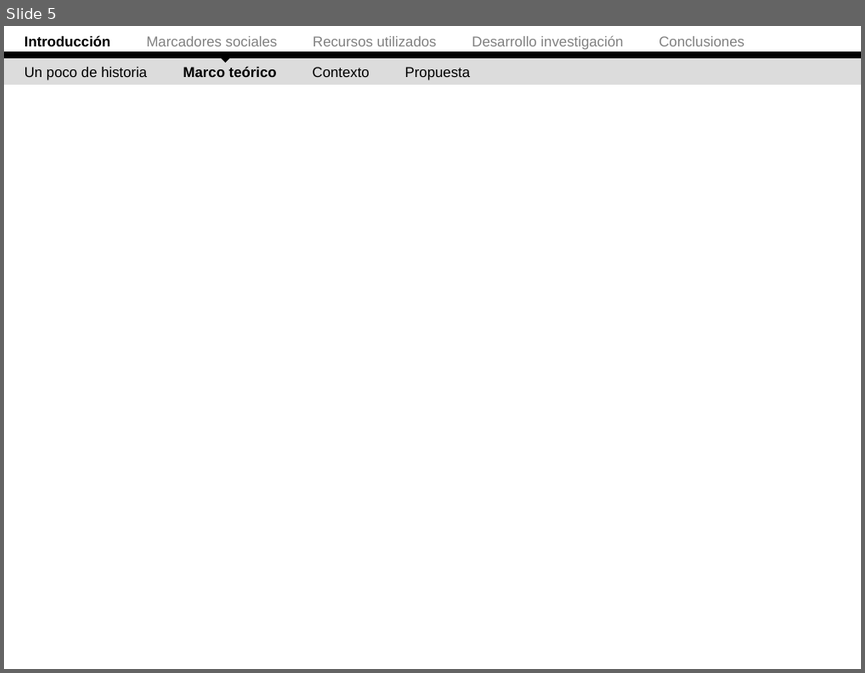
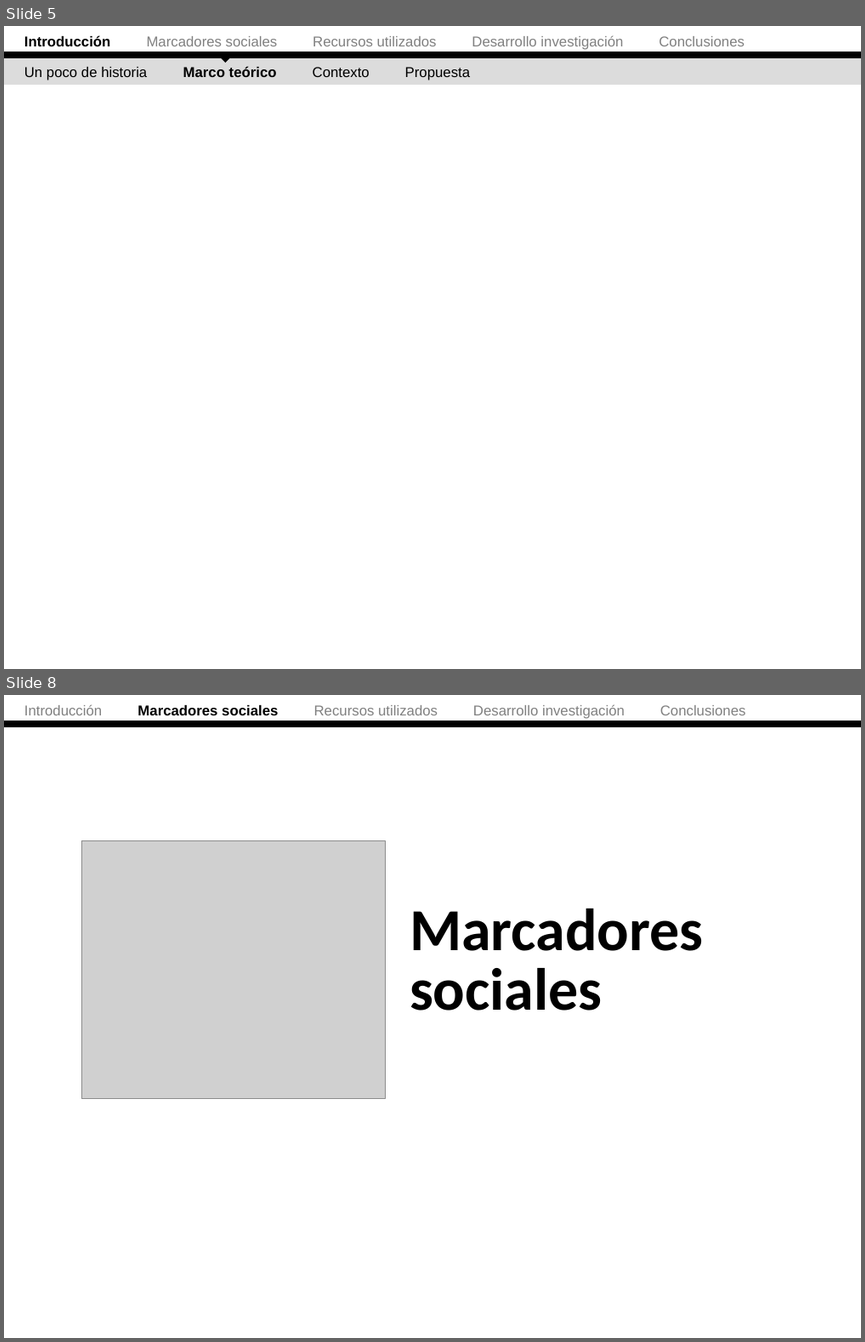
Before and after one commit to ak907kenai/nicotournetesis, a slide deck: docs_trunk/Presentación Tesis (UI nueva).ppt. Shown one above the other, each under a label of ours: slide 5 before the commit, slides 5 and 8 after it; the slides between them are not shown. The pictures are 865x673 and 865x1342 pixels, drawn with LibreOffice and Linux fonts; fonts in the diff are those of the drawing; grey boxes stand for pictures. Boxes give left, top, right and bottom in pixels: in the first picture for what was removed or moved away, otherwise in the second. Text is boxed around its words. In the diff, an @@ line names an element or a change of style, - is before the commit and + after.

```diff
--- a/docs_trunk/Presentación Tesis (UI nueva).ppt
+++ b/docs_trunk/Presentación Tesis (UI nueva).ppt
@@ slide 8 added at (4,695,861,1338), background #FFFFFF @@
@@ text added at (24,704,746,719), 12 pt, text #808080 @@
+Introducción Marcadores sociales Recursos utilizados Desarrollo investigación Conclusiones
@@ rectangle added at (4,721,861,727), fill #000000 @@
@@ picture added at (81,840,385,1098) @@
@@ text added at (409,908,703,951), 50 pt, text #000000, bold @@
+Marcadores
@@ text added at (409,968,602,1010), 50 pt, text #000000, bold @@
+sociales
```
Also in this commit, not shown: 2 slides changed, 17 other slides added, 1 other file.
